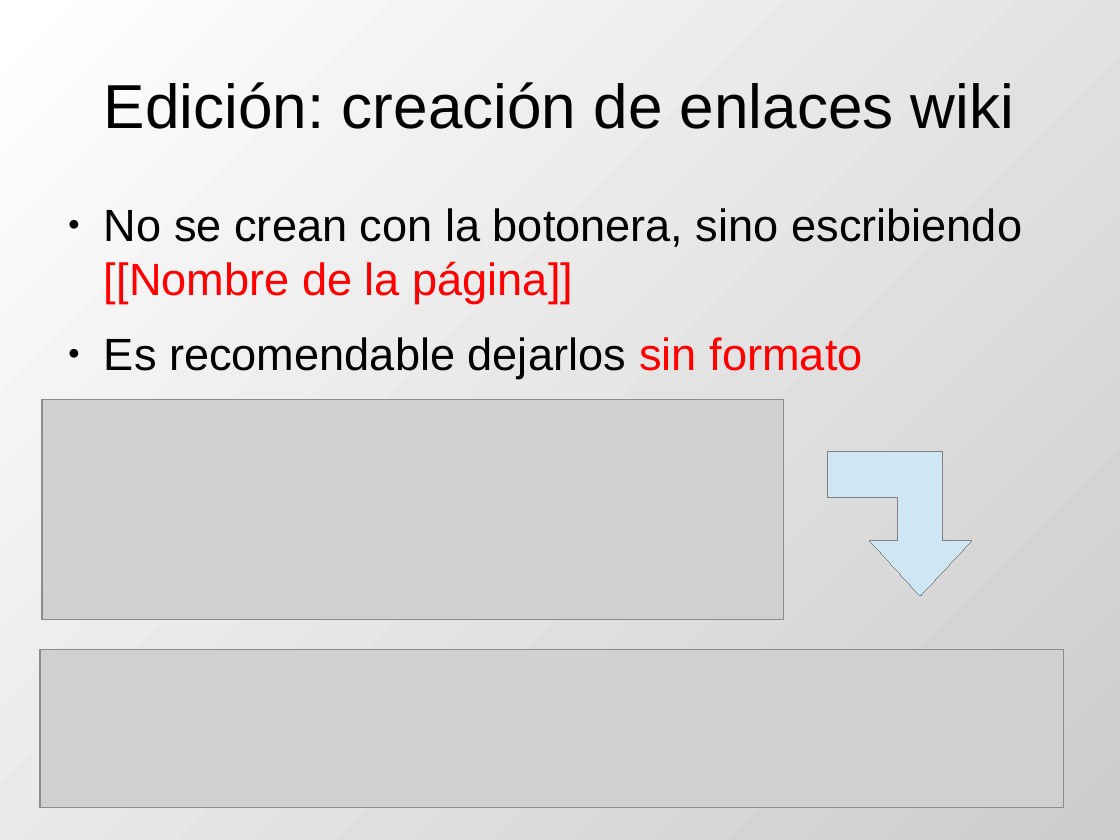
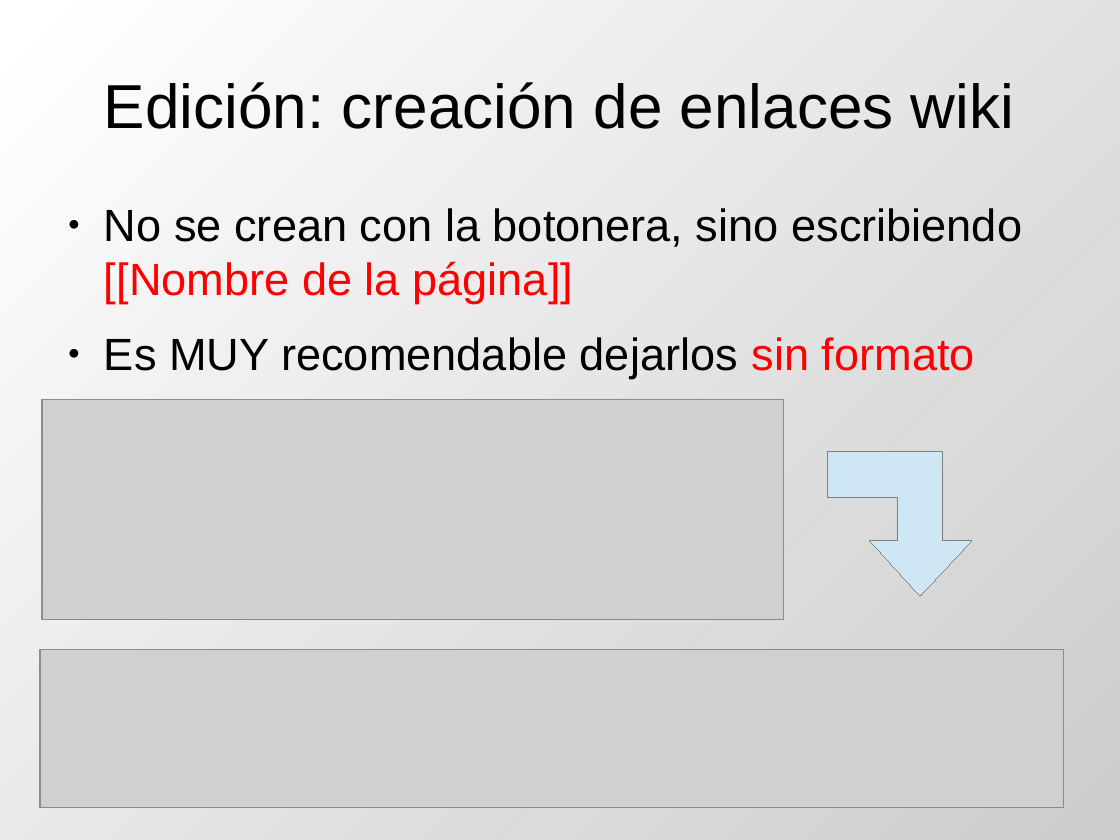
Before and after one commit to DrPantera/wikis4education, a slide deck: slide 10 of uca-2017/tema-3-WikisEnMoodle.odp (slide 11 before the commit). Drawn at 1120x840 pixels with LibreOffice and Linux fonts; fonts in the diff are those of the drawing; grey boxes stand for pictures. Boxes give left, top, right and bottom in pixels: in the first picture for what was removed or moved away, otherwise in the second. Text is boxed around its words. In the diff, an @@ line names an element or a change of style, - is before the commit and + after.

```diff
--- a/uca-2017/tema-3-WikisEnMoodle.odp
+++ b/uca-2017/tema-3-WikisEnMoodle.odp
@@ text at bbox=[104, 337, 975, 378]: text changed @@
-● Es recomendable dejarlos sin formato
+● Es MUY recomendable dejarlos sin formato
```
Also in this commit, not shown: 6 other slides changed, 4 slides removed, 7 other files.
